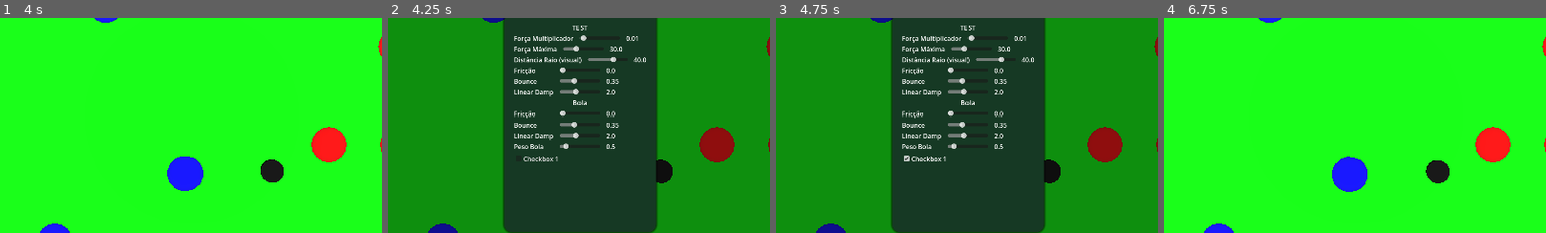
Above: before the commit, frames 1-4 (left to right).
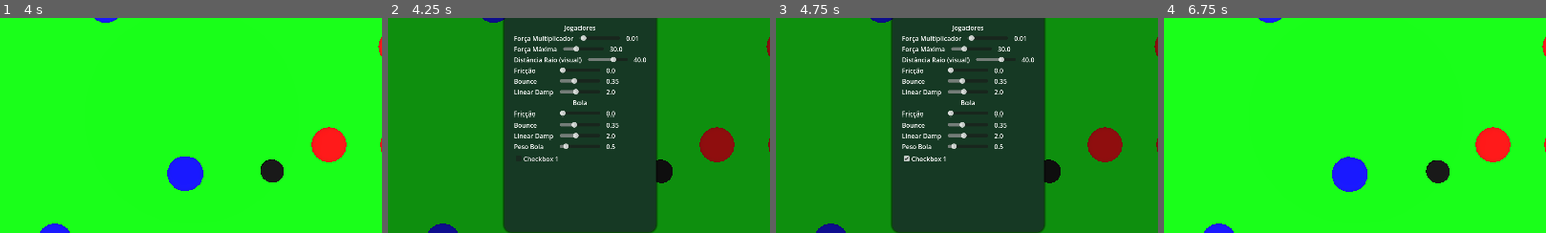
Above: after the commit, the same moments.

Repository: PelvicPsycho/ultimate-botao
Game: Godot game, scene res://MatchScene.tscn
The game is run twice, just before and just after one commit, with the same random seed, the same clock (stepped at 60 frames per second) and the same inputs.
Inputs (mouse positions are % of the whole screen's width and height, from its top left):
- Up to frame 1 (4 s): tap Enter at 0.5 s; move the mouse to (72, 45) at 0.52 s; tap 1 at 0.6 s; click (72, 45) at 0.67 s; tap Space at 1.25 s; drag from (30, 55) to (45, 70) at 1.27 s; move the mouse to (60, 28) at 2.02 s; tap 3 at 2.1 s; click (60, 28) at 2.17 s; drag from (45, 70) to (20, 35) at 2.77 s; move the mouse to (80, 65) at 3.52 s; tap 2 at 3.6 s; click (80, 65) at 3.67 s
- Up to frame 2 (4.25 s): tap Escape (ui_cancel) at 4.15 s
- Up to frame 3 (4.75 s): click "Checkbox 1" at 4.25 s
- Up to frame 4 (6.75 s): click "Checkbox 1" at 5 s; click "Checkbox 1" at 5.75 s; tap Enter at 6.5 s; drag from (20, 35) to (35, 25) at 6.52 s
The pictures show only the part of the screen within x 25-75%, y 27-77%; the shares and areas given below are measured in that part.

Frame 1 is identical in both runs. In frame 2, 0.1% of the frame differs, in the area x 46-55%, y 3-7%; in frame 3, 0.1%; in frame 4, nothing differs.

Commit message:
[IMPLEMENTAR] LOCALIZAÇÃO

Diff:
--- a/Componentes/MainMenu/main_menu.tscn
+++ b/Componentes/MainMenu/main_menu.tscn
@@ -39,7 +39,7 @@
 [node name="NewGameButton" type="Button" parent="MarginContainer/VBoxContainer" unique_id=1568442155]
 layout_mode = 2
 theme_override_styles/normal = ExtResource("2_lq001")
-text = "New Game"
+text = "NEW_GAME"
 
 [node name="SettingsButton" type="Button" parent="MarginContainer/VBoxContainer" unique_id=675715436]
 visible = false
--- a/Componentes/PauseMenu/pause_menu.tscn
+++ b/Componentes/PauseMenu/pause_menu.tscn
@@ -68,20 +68,20 @@
 
 [node name="Label - Jogo Pausado" type="Label" parent="Control/CenterContainer/TabContainer - Abas/Jogo/VBoxMenu" unique_id=990441323]
 layout_mode = 2
-text = "Pause Menu"
+text = "PAUSE"
 horizontal_alignment = 1
 
 [node name="Button - Continuar" type="Button" parent="Control/CenterContainer/TabContainer - Abas/Jogo/VBoxMenu" unique_id=10636318]
 layout_mode = 2
-text = "Continuar"
+text = "CONTINUE"
 
 [node name="Button - Recomecar" type="Button" parent="Control/CenterContainer/TabContainer - Abas/Jogo/VBoxMenu" unique_id=1438065989]
 layout_mode = 2
-text = "Recomeçar Partida"
+text = "RESTART"
 
 [node name="Button - Menu Inicial" type="Button" parent="Control/CenterContainer/TabContainer - Abas/Jogo/VBoxMenu" unique_id=93931786]
 layout_mode = 2
-text = "Menu Inicial"
+text = "QUIT"
 
 [node name="Debug" type="MarginContainer" parent="Control/CenterContainer/TabContainer - Abas" unique_id=1121924991]
 layout_mode = 2
@@ -98,7 +98,7 @@
 [node name="PecasDebug" type="Label" parent="Control/CenterContainer/TabContainer - Abas/Debug/VboxDebug" unique_id=872752825]
 auto_translate_mode = 1
 layout_mode = 2
-text = "TEST"
+text = "Jogadores"
 horizontal_alignment = 1
 
 [node name="HBoxContainer" type="HBoxContainer" parent="Control/CenterContainer/TabContainer - Abas/Debug/VboxDebug" unique_id=1499901274]
--- /dev/null
+++ b/Locales/translations.csv
@@ -0,0 +1,11 @@
+id,en,pt_BR
+TEST,Test,Teste
+GOAL,Goal,Gol
+PLAYERS,Players,Jogadores
+BALL,Ball,Bola
+CONTINUE,Continue,Continuar
+RESTART,Restart match,Reiniciar partida
+QUIT,Quit to Menu,Sair para o menu
+PAUSE,Paused,Pausado
+NEW_GAME,New Game,Novo Jogo
+FOUL,Foul,Falta
--- a/Scripts Globais/gol_manager(temporario).gd
+++ b/Scripts Globais/gol_manager(temporario).gd
@@ -51,7 +51,7 @@
 	add_child(canvas_layer)
 
 	label_gol = Label.new()
-	label_gol.text = "GOL!"
+	label_gol.text = tr("GOAL")+"!"
 	label_gol.horizontal_alignment = HORIZONTAL_ALIGNMENT_CENTER
 	label_gol.vertical_alignment = VERTICAL_ALIGNMENT_CENTER
 	label_gol.add_theme_font_size_override("font_size", 64) # Fonte base grande
--- a/project.godot
+++ b/project.godot
@@ -38,7 +38,7 @@
 
 [internationalization]
 
-locale/translations=PackedStringArray("res://Locales/pt_BR/translations.pt_BR.translation", "res://Locales/pt_BR/translations.en.translation")
+locale/translations=PackedStringArray("res://Locales/translations.pt_BR.translation", "res://Locales/translations.en.translation")
 locale/test="pt_BR"
 
 [physics]
Not shown, added: Locales/translations.csv.import
